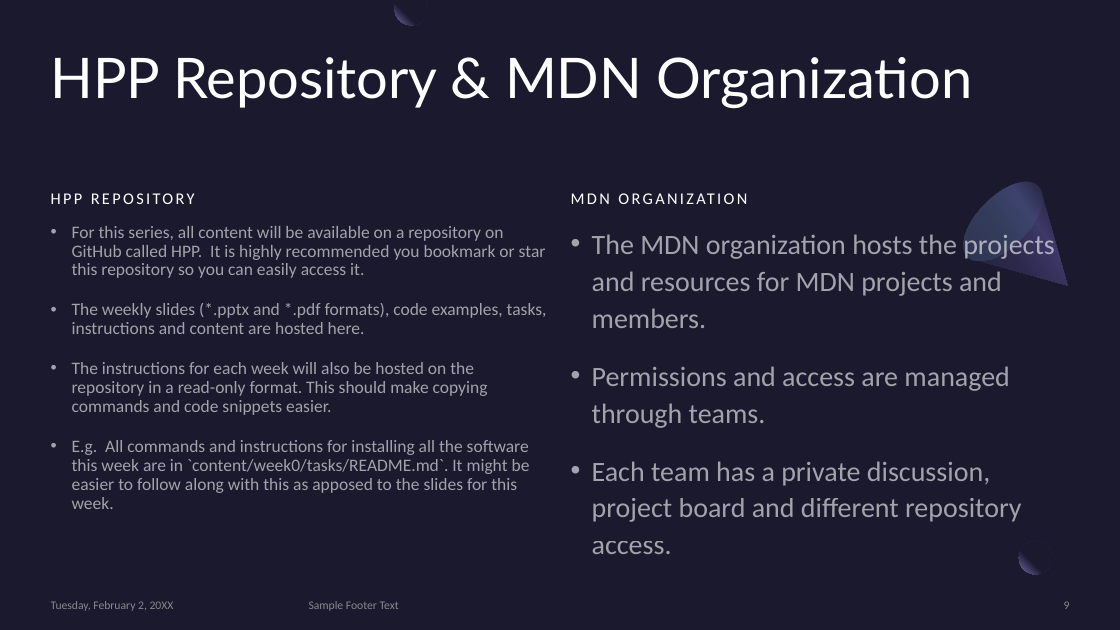
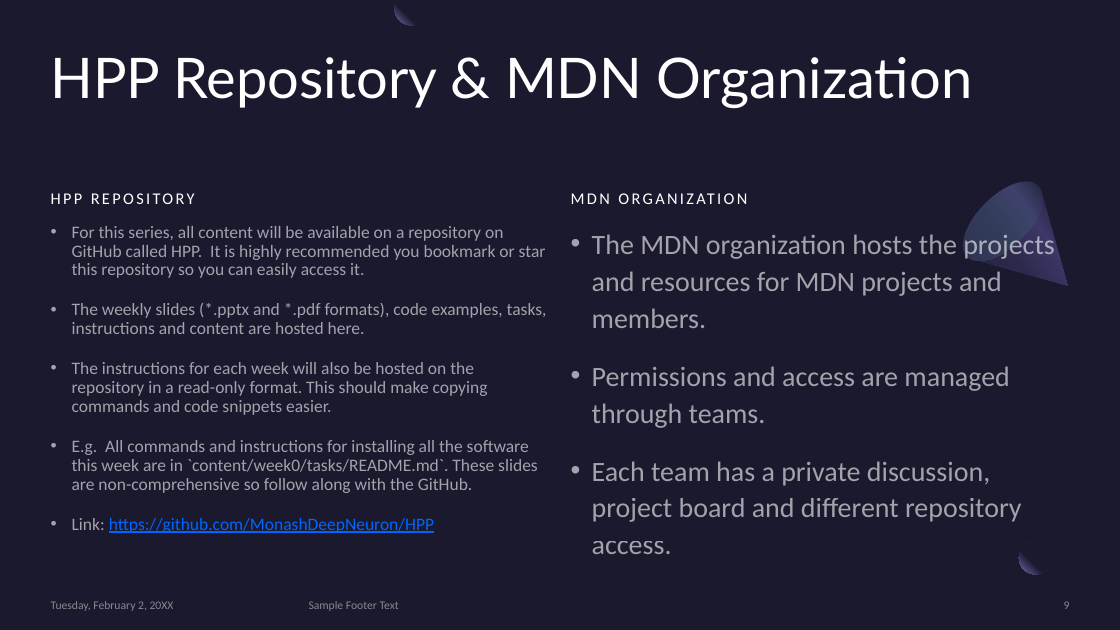
Before and after one commit to MonashDeepNeuron/HPP, a slide deck: slide 9 of content/week0/slides/week0.pptx. Drawn at 1120x630 pixels with LibreOffice and Linux fonts; fonts in the diff are those of the drawing. Boxes give left, top, right and bottom in pixels: in the first picture for what was removed or moved away, otherwise in the second. Text is boxed around its words. In the diff, an @@ line names an element or a change of style, - is before the commit and + after.

Commit message:
Added all the content for software installation

```diff
--- a/content/week0/slides/week0.pptx
+++ b/content/week0/slides/week0.pptx
@@ text at <box>72,440,538,533</box>: text changed @@
-• E.g. All commands and instructions for installing all the software this week are in `content/week0/tasks/README.md`. It might be easier to follow along with this as apposed to the slides for this week.
+• E.g. All commands and instructions for installing all the software this week are in `content/week0/tasks/README.md`. These slides are non-comprehensive so follow along with the GitHub.
+• Link: https://github.com/MonashDeepNeuron/HPP
```
Also in this commit, not shown: 3 other slides changed, 2 slides added, 6 slides removed, 16 other files.
